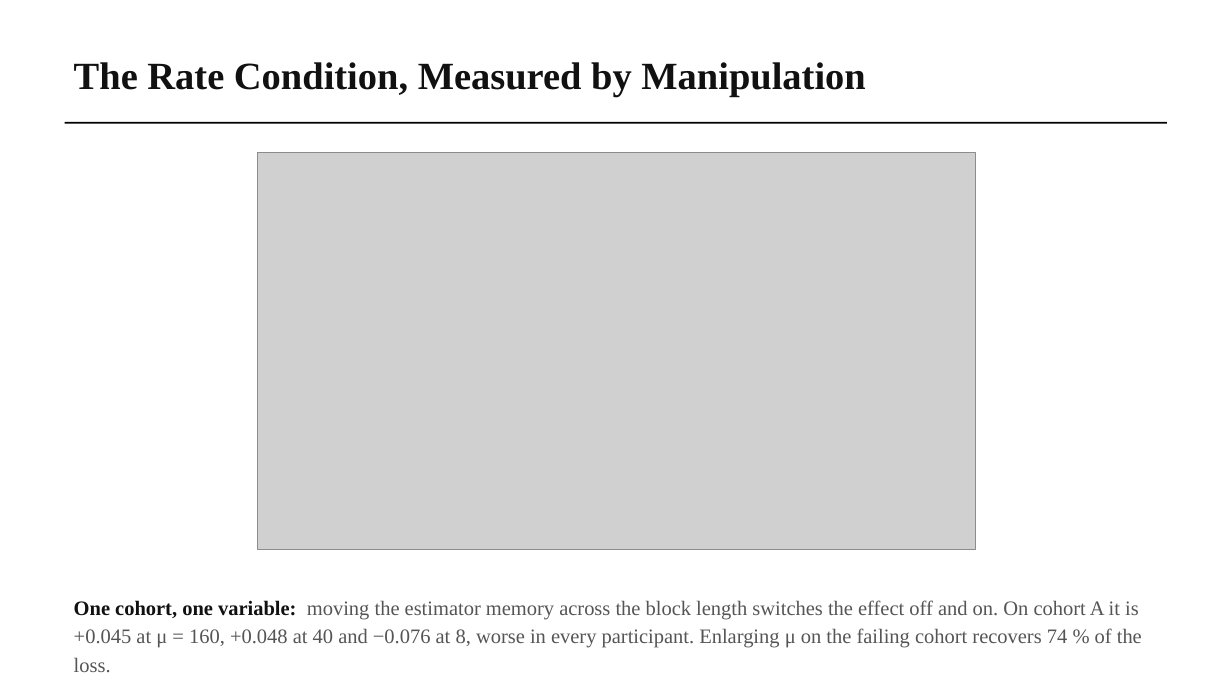
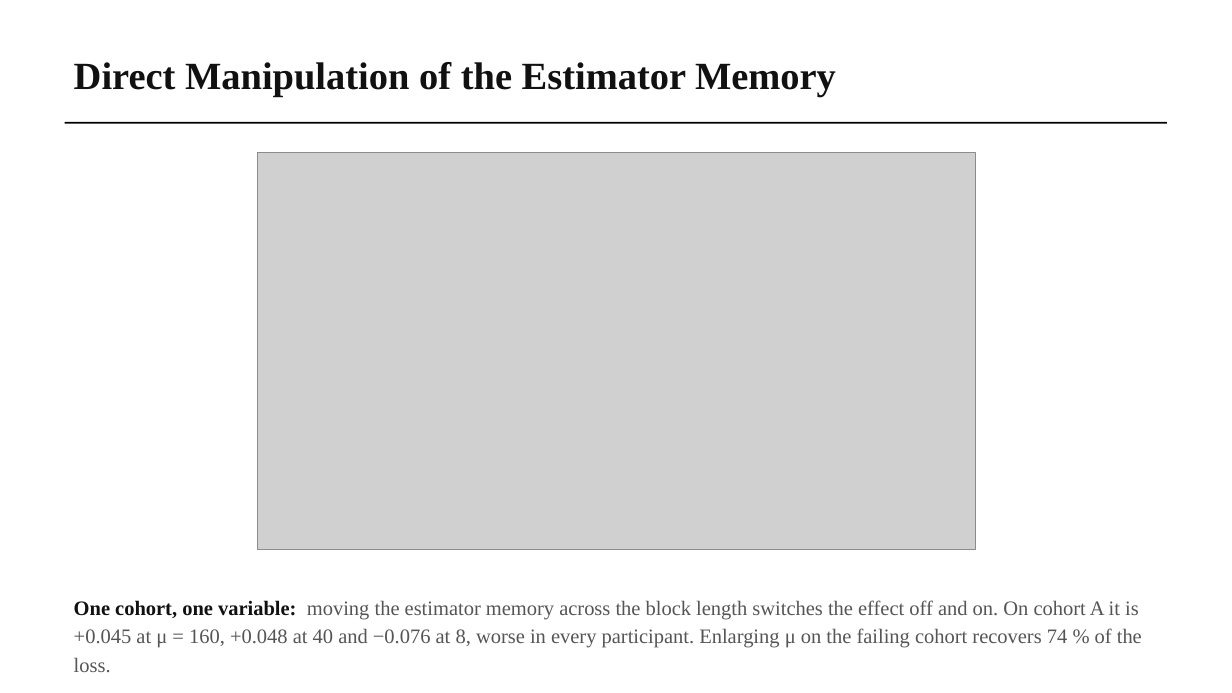
Before and after one commit to wshuv-o/calmnet, a slide deck: slide 16 of presentation/CALM-Net_final_presentation.pptx. Drawn at 1232x693 pixels with LibreOffice and Linux fonts; fonts in the diff are those of the drawing; grey boxes stand for pictures. Boxes give left, top, right and bottom in pixels: in the first picture for what was removed or moved away, otherwise in the second. Text is boxed around its words. In the diff, an @@ line names an element or a change of style, - is before the commit and + after.

```diff
--- a/presentation/CALM-Net_final_presentation.pptx
+++ b/presentation/CALM-Net_final_presentation.pptx
@@ text at box(74, 62, 836, 97): text changed @@
-The Rate Condition, Measured by Manipulation
+Direct Manipulation of the Estimator Memory
```
Also in this commit, not shown: 13 other slides changed, 2 other files.
